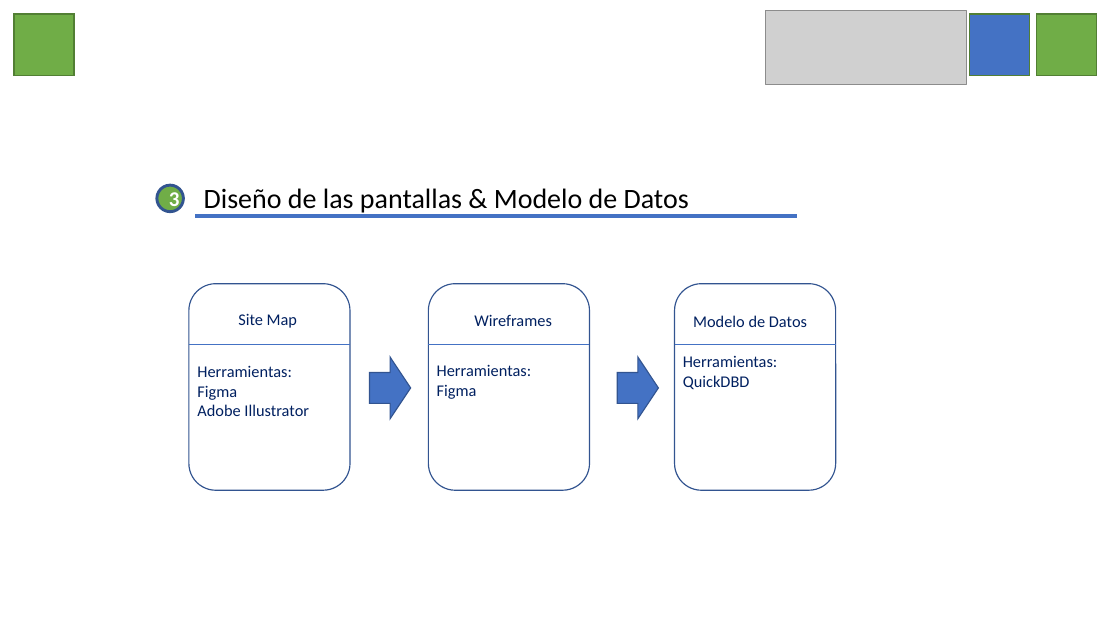
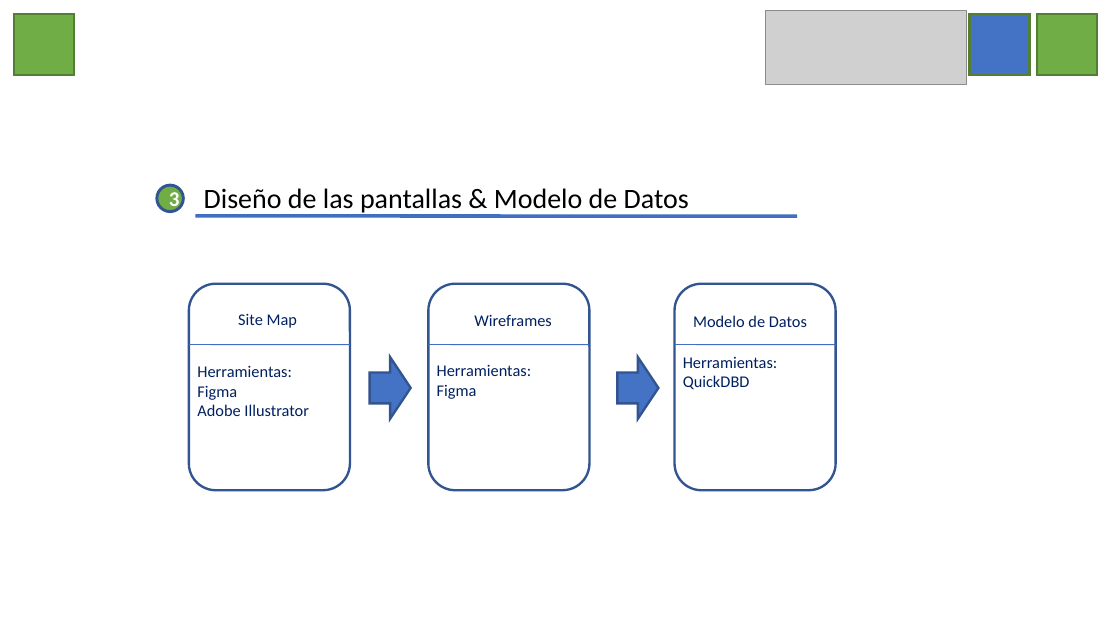
Before and after one commit to clebercmb/cachureros-front, a slide deck: slide 6 of Web Cachurero.pptx (slide 5 before the commit). Drawn at 1120x630 pixels with LibreOffice and Linux fonts; fonts in the diff are those of the drawing; grey boxes stand for pictures. Boxes give left, top, right and bottom in pixels: in the first picture for what was removed or moved away, otherwise in the second. Text is boxed around its words. In the diff, an @@ line names an element or a change of style, - is before the commit and + after.

```diff
--- a/Web Cachurero.pptx
+++ b/Web Cachurero.pptx
@@ line (189, 344) - (350, 344): stroke #4472C4 0.5 pt to #3F6FC3 0.75 pt @@
@@ outline #325491 1 pt to #325491 2 pt; proportions changed in 5 elements at (189,284,350,491), (429,284,590,491), (675,284,836,491), (370,357,411,418), (618,357,659,418) @@
```
Also in this commit, not shown: 6 other slides changed, 3 slides added.
